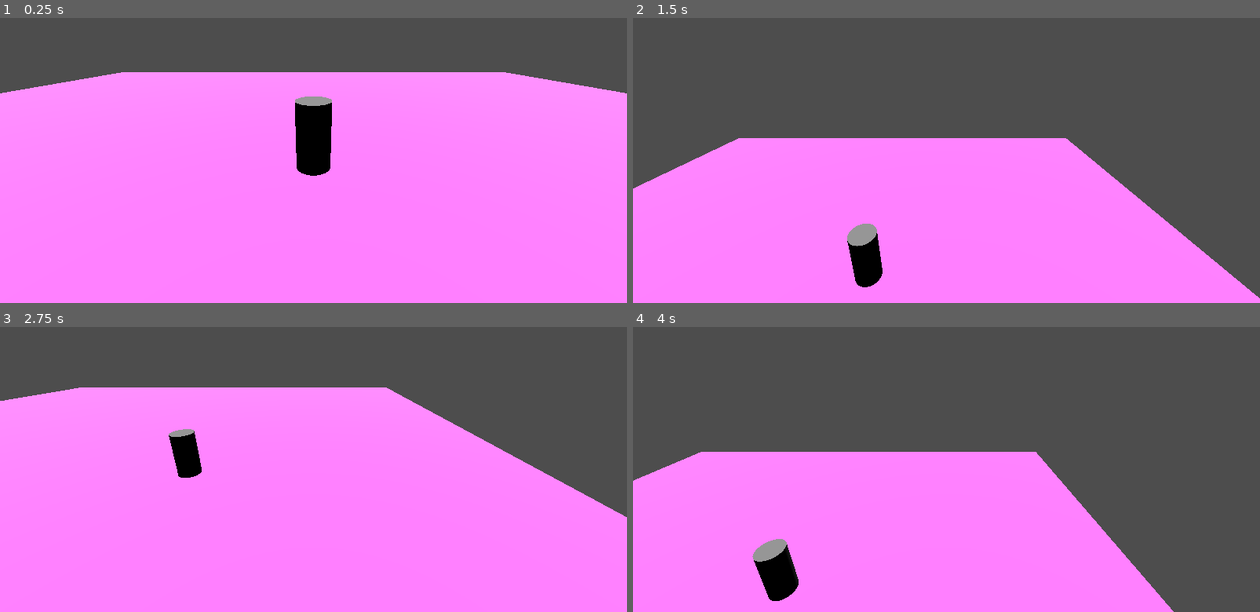
Above: before the commit, frames 1-4 (two rows, left to right).
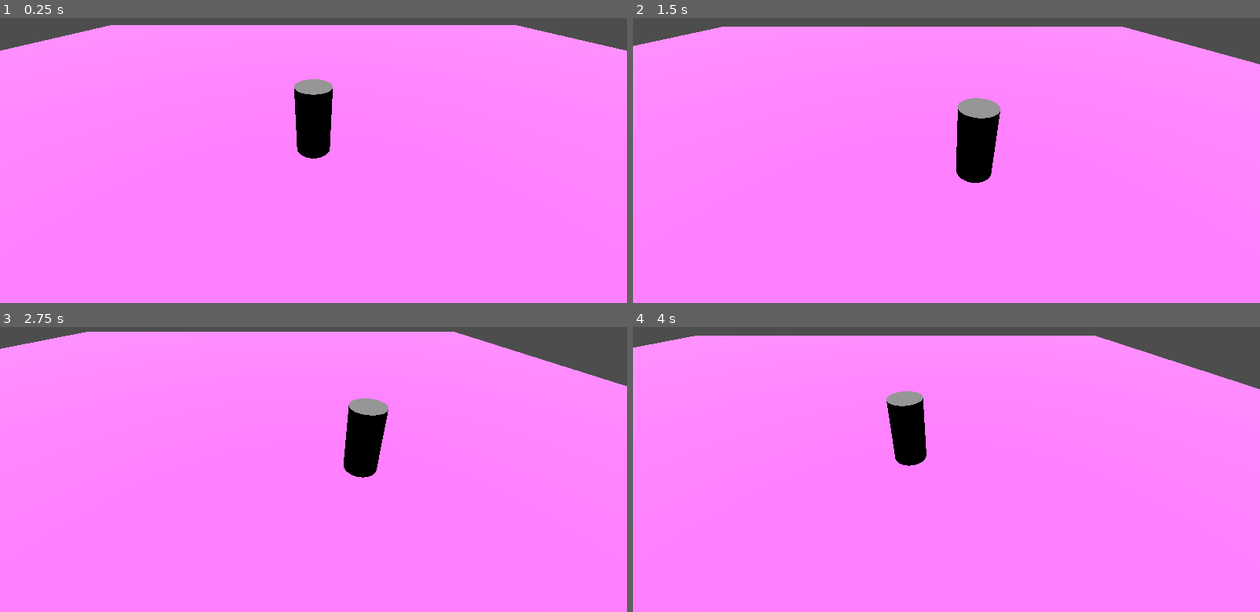
Above: after the commit, the same moments.

Repository: DavdGames/weatherProject
Game: Godot game, scene res://Levels/level_01.tscn
Same seed, same stepped clock (60 frames per second), same inputs: the game is played once before the commit and once after it. The project has no main scene, so this scene is started directly.
Inputs:
- Up to frame 1 (0.25 s): no input
- Up to frame 2 (1.5 s): tap Enter (ui_accept) at 0.5, 0.6, 0.77, 1.07, 1.35 s; hold Right (ui_right) 0.53-1.28 s; hold Down (ui_down) from 1.28 s (still down)
- Up to frame 3 (2.75 s): tap Enter (ui_accept) at 1.52, 1.82, 2.1 s; release Down (ui_down) at 2.03 s; hold Right (ui_right) from 2.03 s (still down)
- Up to frame 4 (4 s): release Right (ui_right) at 2.78 s; hold Up (ui_up) 2.78-3.53 s; tap Enter (ui_accept) at 2.85, 3.02, 3.32, 3.6, 3.77 s; hold Left (ui_left) from 3.53 s (still down)

The runs differ from the first frame. In frame 1, 17% of the frame differs, in the area x 0-100%, y 2-56%; in frame 2, 49%; in frame 3, 28%; in frame 4, 54%, in the area x 0-100%, y 3-100%.

Commit message:
fixed movement
bug where camera was moving double fixed.

removed jumping.

Diff:
--- a/Levels/level_01.tscn
+++ b/Levels/level_01.tscn
@@ -13,7 +13,7 @@
 size = Vector3(50, 1, 50)
 
 [node name="Level01" type="Node3D"]
-transform = Transform3D(1, 0, 0, 0, 1, 0, 0, 0, 1, 0, 0, 0.00132084)
+transform = Transform3D(1, 0, 0, 0, 1, 0, 0, 0, 1, 0, 0.18051, 0.00132084)
 
 [node name="floor" type="StaticBody3D" parent="."]
 metadata/_edit_lock_ = true
--- a/Scene Assets/player.tscn
+++ b/Scene Assets/player.tscn
@@ -20,8 +20,11 @@
 shape = SubResource("CylinderShape3D_8t12c")
 
 [node name="camera_controller" type="Node3D" parent="."]
+transform = Transform3D(1, 0, 0, 0, 1, 0, 0, 0, 1, 0, 1, 0)
+top_level = true
 
 [node name="camera_target" type="Node3D" parent="camera_controller"]
-transform = Transform3D(1, 0, 0, 0, 0.934491, 0.355988, 0, -0.355988, 0.934491, 0, 1.7253, 5.96446)
+transform = Transform3D(1, 0, 0, 0, 0.934491, 0.355988, 0, -0.355988, 0.934491, 0, 3.14394, 6.05085)
 
 [node name="Camera3D" type="Camera3D" parent="camera_controller/camera_target"]
+transform = Transform3D(1, 0, 0, 0, 0.978147, 0.207912, 0, -0.207912, 0.978147, 0, 0.75, -0.25)
--- a/Scripts/player.gd
+++ b/Scripts/player.gd
@@ -13,10 +13,6 @@
 	# Add the gravity.
 	if not is_on_floor():
 		velocity += get_gravity() * delta
-
-	# Handle jump.
-	if Input.is_action_just_pressed("ui_accept") and is_on_floor():
-		velocity.y = JUMP_VELOCITY
 
 	# Get the input direction and handle the movement/deceleration.
 	# As good practice, you should replace UI actions with custom gameplay actions.
@@ -41,9 +37,8 @@
 		velocity.z = move_toward(velocity.z, 0, SPEED)
 
 	move_and_slide()
-
 	#make camera controller match the position of the player
-	$camera_controller.position = lerp($camera_controller.position,position,0.05)
+	$camera_controller.position = lerp($camera_controller.position, position, 0.05)
 
 func align_with_floor(floor_normal):
 	xform = global_transform
